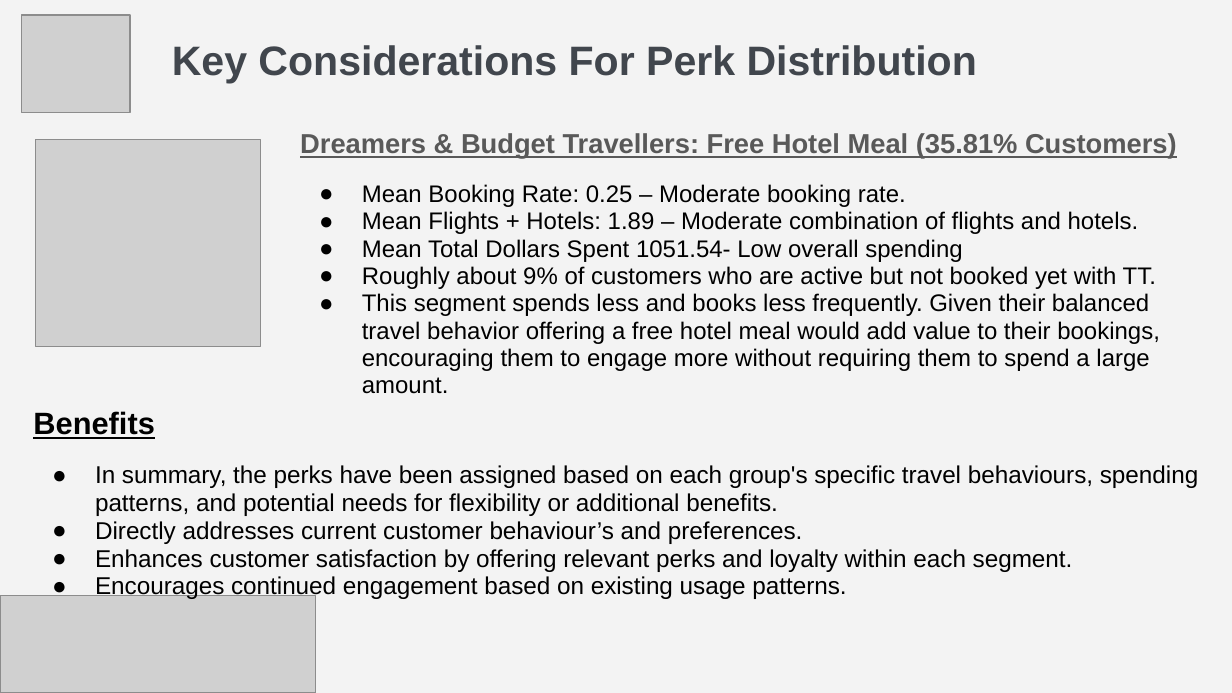
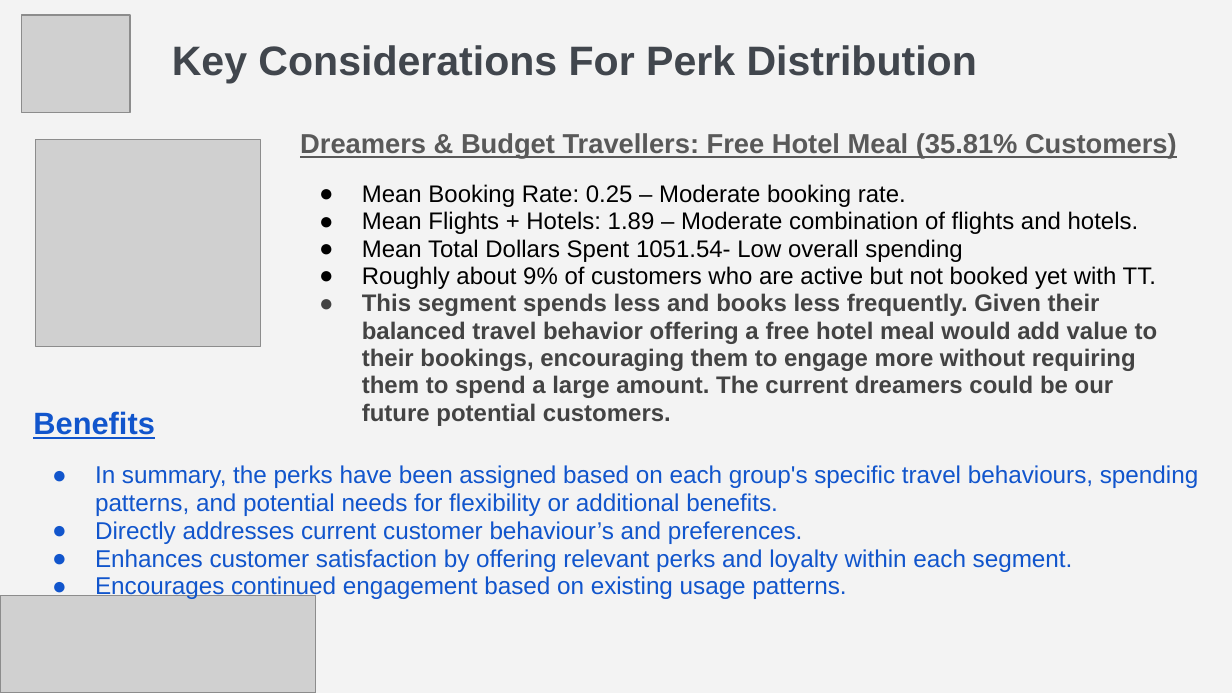
Before and after one commit to LeelaYathapu/TravelTide-Rewards-Program, a slide deck: slide 8 of TravelTide Loyalty Program Presentation.pptx. Drawn at 1232x693 pixels with LibreOffice and Linux fonts; fonts in the diff are those of the drawing; grey boxes stand for pictures. Boxes give left, top, right and bottom in pixels: in the first picture for what was removed or moved away, otherwise in the second. Text is boxed around its words. In the diff, an @@ line names an element or a change of style, - is before the commit and + after.

```diff
--- a/TravelTide Loyalty Program Presentation.pptx
+++ b/TravelTide Loyalty Program Presentation.pptx
@@ text at [362, 293, 1158, 426]: text changed; text colour #000000 to #434343; bold on @@
-● This segment spends less and books less frequently. Given their balanced travel behavior offering a free hotel meal would add value to their bookings, encouraging them to engage more without requiring them to spend a large amount.
+● This segment spends less and books less frequently. Given their balanced travel behavior offering a free hotel meal would add value to their bookings, encouraging them to engage more without requiring them to spend a large amount. The current dreamers could be our future potential customers.
@@ text "Benefits" at [33, 411, 1198, 600]: text colour #000000 to #1155CC; bullet colour #000000 to #1155CC @@
```
Also in this commit, not shown: 7 other slides changed, 1 other file.
